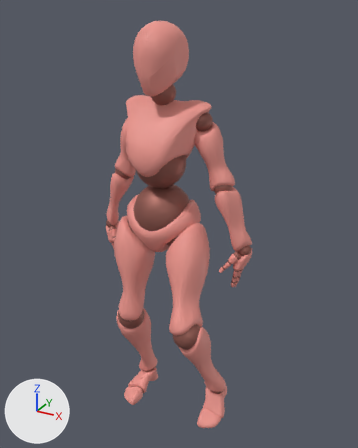
What one commit did to the glTF model model.glb.
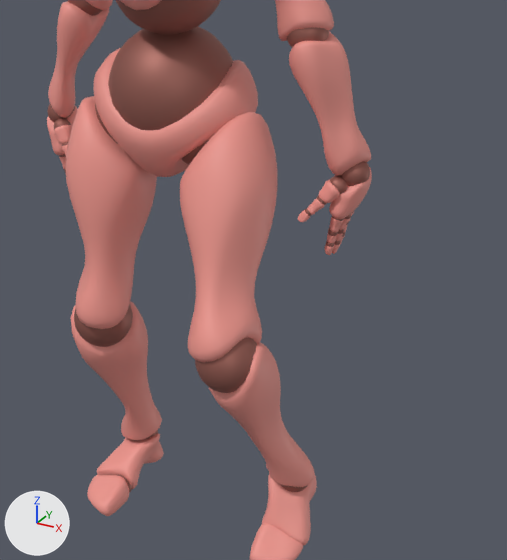
Each version appears first whole from a camera (50 mm lens) standing at (1.083, -1.715, 1.813) and looking at (0.14, 0.0, 0.956), and next in a close-up on the part from 24% to 87% of the width and 39% to 95% of the height. Arrows for +X, +Y and +Z are at lower left; the lights stay in place. Both versions are drawn at frame 41 of the action 'ArmatureAction'; the numbers are the values there.

Objects in the first close-up: 'Beta_Joints', 'Beta_Surface'.
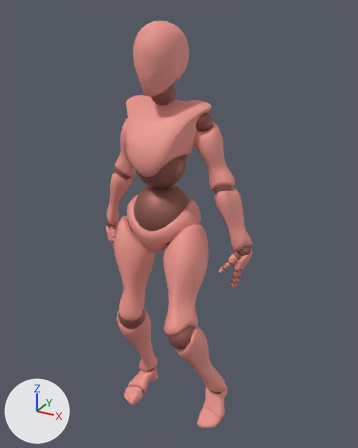
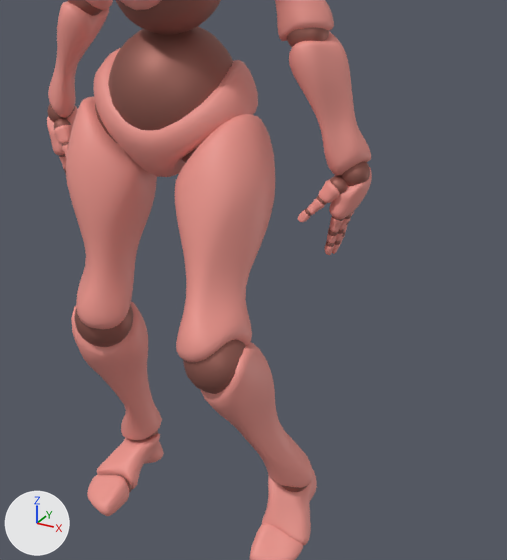
Where the change shows, as pixel boxes (x1, y1, x2, y2) in the close-ups (507 x 560 px):
```json
{"object": "Beta_Surface", "change": "posed", "before": [47, 0, 372, 560], "after": [47, 0, 372, 560]}
{"object": "Beta_Joints", "change": "posed", "before": [47, 0, 370, 493], "after": [47, 0, 370, 493]}
{"bone": "mixamorig:LeftUpLeg", "before": "(209, 126) to (227, 359)", "after": "(209, 126) to (216, 360)"}
```

Scene script edits in JSON lines:
```json
{"block": "bone_mixamorig_leftupleg", "where": "bone_mixamorig_leftupleg = bpy.data.objects['Armature'].pose.bones['mixamorig:LeftUpLeg']  # child of 'mixamorig:Hips'"}
{"op": "set", "path": "bone_mixamorig_leftupleg.rotation_quaternion", "old": "(0.943, 0.274, -0.087, 0.165)", "new": "(0.95, 0.268, -0.035, 0.153)", "note": "degrees (30, -15, 16) -> degrees (30, -9, 16)"}
```
